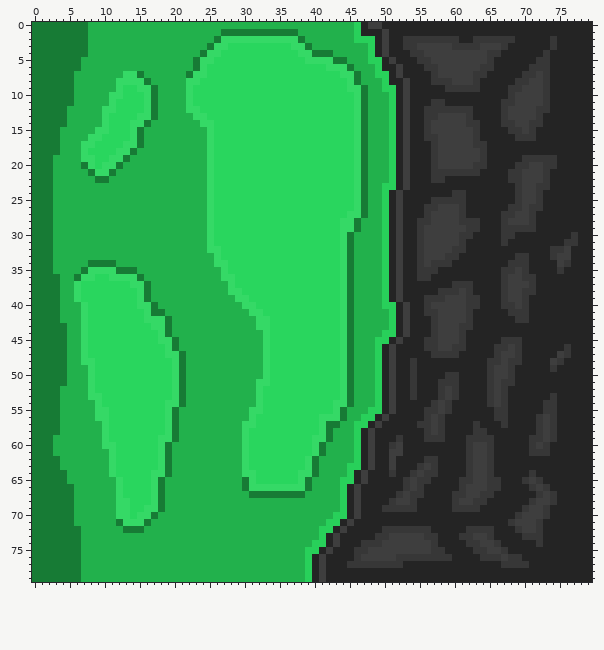
Two states of a sprite sheet, public/images/cliff_bottom.png. The picture above was drawn from the file before the commit.
The file is 80x80 pixels. Colours within 5 levels of each other are drawn and written as one.
Now the later version:
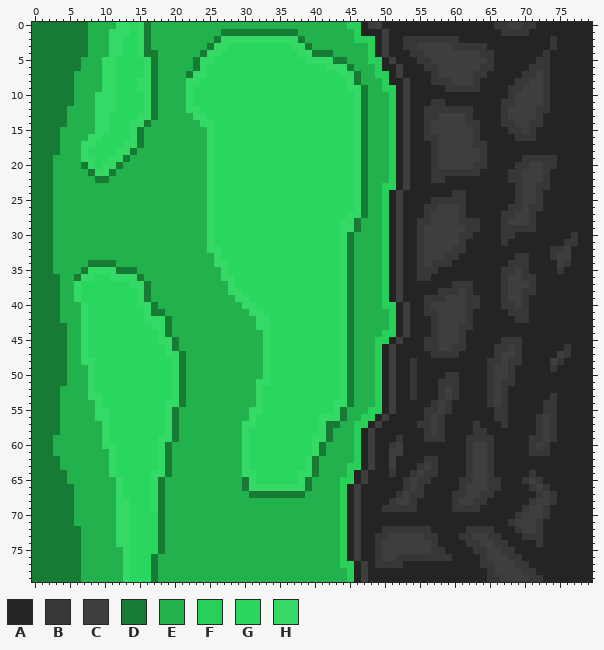
Palette (. is transparent): A #242424  B #373737  C #3e3e3e  D #177b35  E #22b14c  F #28d05a  G #29d65e  H #35d966
Edits made:
y 0: x 12..16 EEEEE -> HHGHD; x 45 E -> F; x 66..71 AAAAAA -> BBCCBB
y 1: x 11..16 EEEEEE -> HHHGHD; x 67..70 AAAA -> BBBB
y 2: x 11..16 EEEEEE -> HHGGHD; x 63..68 BBBBBB -> AAAAAA
y 3: x 11..16 EEEEEE -> HHGGHD; x 64..67 CCCB -> BAAA
y 4: x 11..17 EEEEEEE -> HHGGHDD; x 64 C -> B; x 66 B -> A
y 5..6: x 10..17 EEEEEEEE -> HHGGGGHD
y 7: x 10..17 EEEHHDEE -> HHGGGGHD
y 8: x 10..14 EEHHH -> HHGGG; x 16..17 DE -> HD
y 9: x 10..12 EEH -> HHG
y 10: x 9..10 EE -> HH; x 12 H -> G
y 11: x 9..10 EE -> HH
y 12..14: x 9 E -> H
y 69: x 16 H -> G
y 70: x 15..18 HHDE -> GGGD; x 43 F -> E
y 71: x 12 D -> H; x 14..18 HHDEE -> GGGGD; x 42..46 FFACA -> EEFAC
y 72: x 12..18 EDDDEEE -> HHGGGGD; x 41..44 FFAC -> EEEF; x 46 A -> C
y 73: x 12..18 EEEEEEE -> HHGGGGD; x 41..44 FACA -> EEEF; x 46 A -> C; x 66 A -> B
y 74: x 12..18 EEEEEEE -> HHGGGGD; x 40..44 FFACA -> EEEEF; x 46..48 ABB -> CAA; x 67 A -> B
y 75: x 13..18 EEEEEE -> HGGGGD; x 39..44 FFACAA -> EEEEEF; x 46..49 BBCC -> CAAB; x 68 A -> B
y 76: x 13..17 EEEEE -> HGGGD; x 39..44 FACAAA -> EEEEEF; x 46..49 BCCC -> CAAB; x 65..66 BB -> CC
y 77: x 13..17 EEEEE -> HGGGD; x 39..48 FACAAABBBB -> EEEEEFFACA; x 64..68 AAABB -> BBCCC
y 78: x 13..17 EEEEE -> HGGGD; x 39..45 FACAAAA -> EEEEEEF; x 47 A -> C; x 65..71 AAAAAAA -> BCCCCBB
y 79: x 13..17 EEEEE -> HGGGD; x 39..45 FACAAAA -> EEEEEEF; x 47 A -> C; x 65..72 AAAAAAAA -> BBCCCCBB
